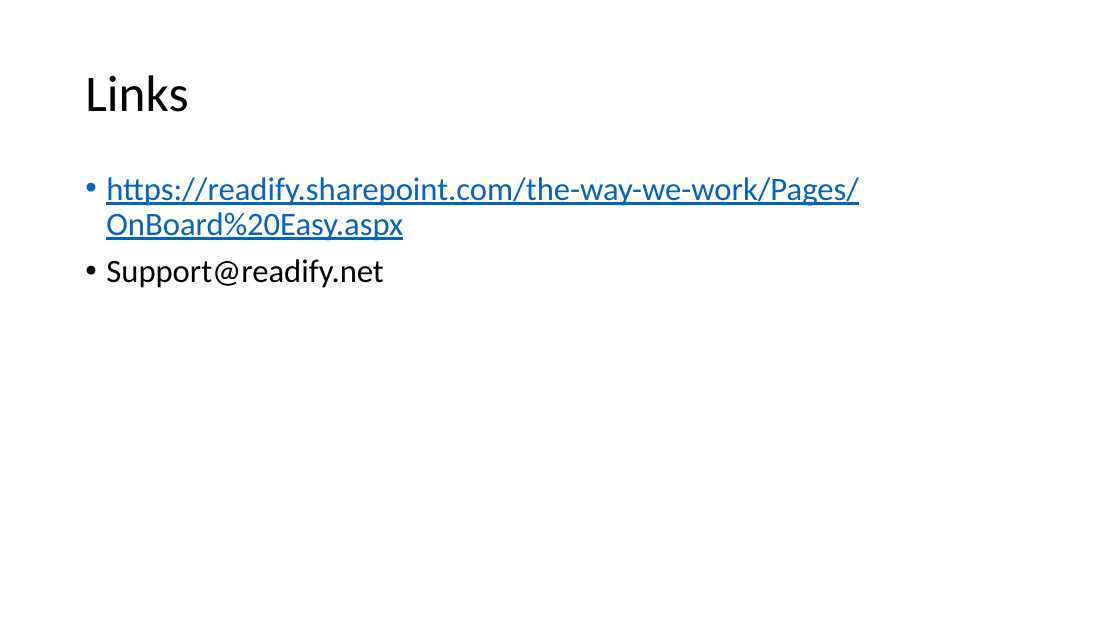
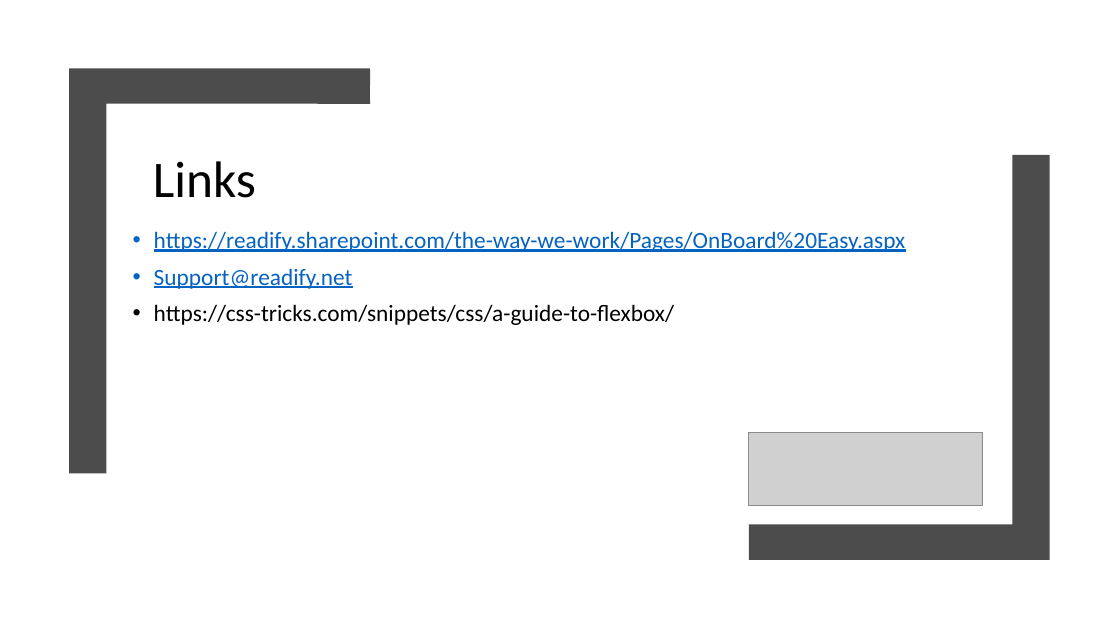
Before and after one commit to mehdikhaleghian/StudyNotes, a slide deck: slide 19 of OnboardEasy.pptx (slide 9 before the commit). Drawn at 1120x630 pixels with LibreOffice and Linux fonts; fonts in the diff are those of the drawing; grey boxes stand for pictures. Boxes give left, top, right and bottom in pixels: in the first picture for what was removed or moved away, otherwise in the second. Text is boxed around its words. In the diff, an @@ line names an element or a change of style, - is before the commit and + after.

```diff
--- a/OnboardEasy.pptx
+++ b/OnboardEasy.pptx
@@ freeform shape added at box(69, 68, 370, 473), fill #4C4C4C @@
@@ title "Links": place and size @@
-title "Links" at box(85, 75, 188, 112)
+title "Links" at box(153, 161, 256, 198)
@@ freeform shape added at box(749, 155, 1050, 560), fill #4C4C4C @@
@@ text "https://readify.sharepoint.com/the-way-we-work/Pages/OnBoard ...": place and size @@
-text "https://readify.sharepoint.com/the-way-we-work/Pages/OnBoard ..." at box(106, 177, 859, 288)
+text "https://readify.sharepoint.com/the-way-we-work/Pages/OnBoard ..." at box(154, 231, 906, 325)
@@ text at box(154, 231, 906, 289): size 28 to 20 pt in "https://readify.sharepoint.com/the-way-we-work/Pages/OnBoard ...", "Support@readify.net"; text colour #000000 to #0563C1, underline on in "Support@readify.net" @@
@@ text at box(154, 304, 674, 325): paragraph added @@
+• https://css-tricks.com/snippets/css/a-guide-to-flexbox/
@@ picture added at box(749, 433, 983, 506) @@
```
Also in this commit, not shown: 2 other slides changed, 10 slides added, 5 other files.
